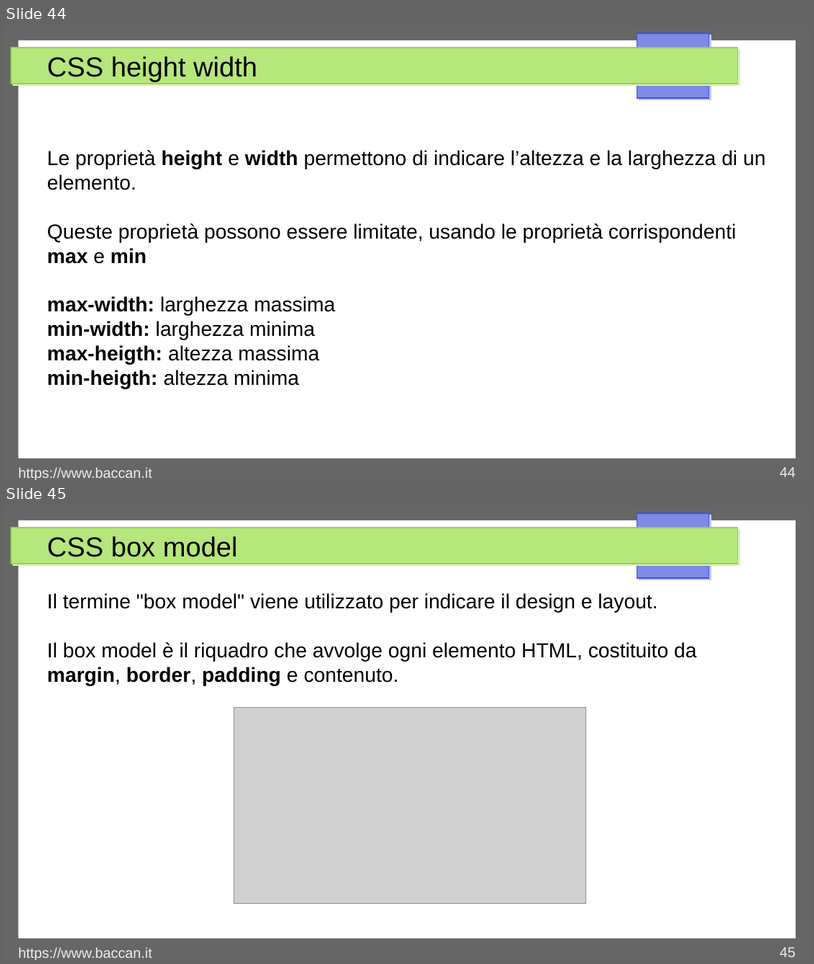
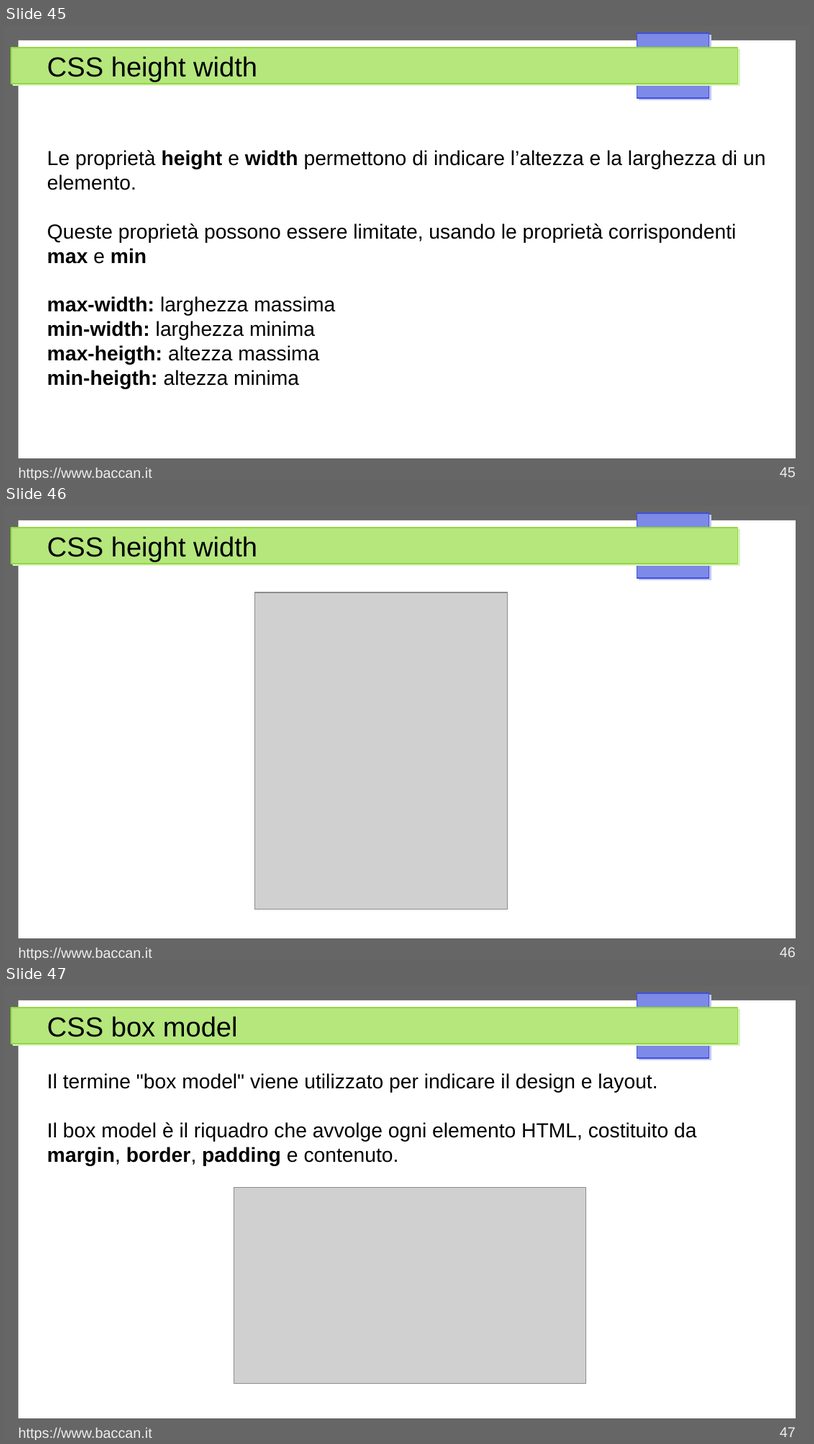
Before and after one commit to matteobaccan/CorsoCSS, a slide deck: Chapter_css.odp. Shown one above the other, each under a label of ours: slides 44 and 45 before the commit, slides 45, 46 and 47 after it. The pictures are 814x964 and 814x1444 pixels, drawn with LibreOffice and Linux fonts; fonts in the diff are those of the drawing; grey boxes stand for pictures. Boxes give left, top, right and bottom in pixels: in the first picture for what was removed or moved away, otherwise in the second. Text is boxed around its words. In the diff, an @@ line names an element or a change of style, - is before the commit and + after.

```diff
--- a/Chapter_css.odp
+++ b/Chapter_css.odp
@@ slide 46 added at box(4, 506, 810, 960), background #FFFFFF; not listed: 4 template elements that a slide beside it also shows @@
@@ title added at box(47, 536, 257, 562), 27 pt, text #000000 @@
+CSS height width
@@ picture added at box(255, 592, 508, 909) @@
@@ text added at box(18, 947, 152, 960), 14 pt, text #EEEEEE @@
+https://www.baccan.it
@@ page number added at box(780, 947, 796, 957), 14 pt, text #EEEEEE @@
+46
@@ what was slide 44 is now slide 45 @@
@@ page number at box(780, 467, 796, 477): text changed @@
-44
+45
@@ what was slide 45 is now slide 47 @@
@@ page number at box(780, 1427, 796, 1437): text changed @@
-45
+47
```
Also in this commit, not shown: 1 other slide added, 1 other file.
